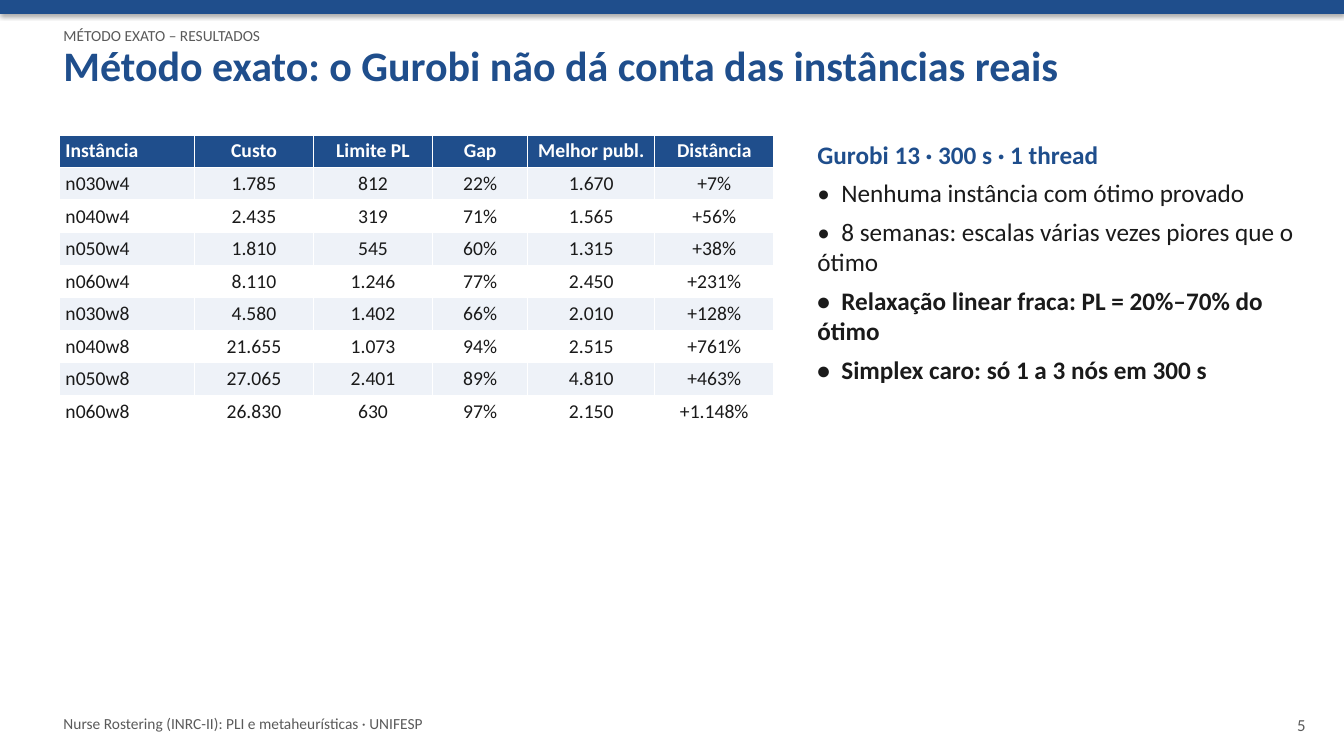
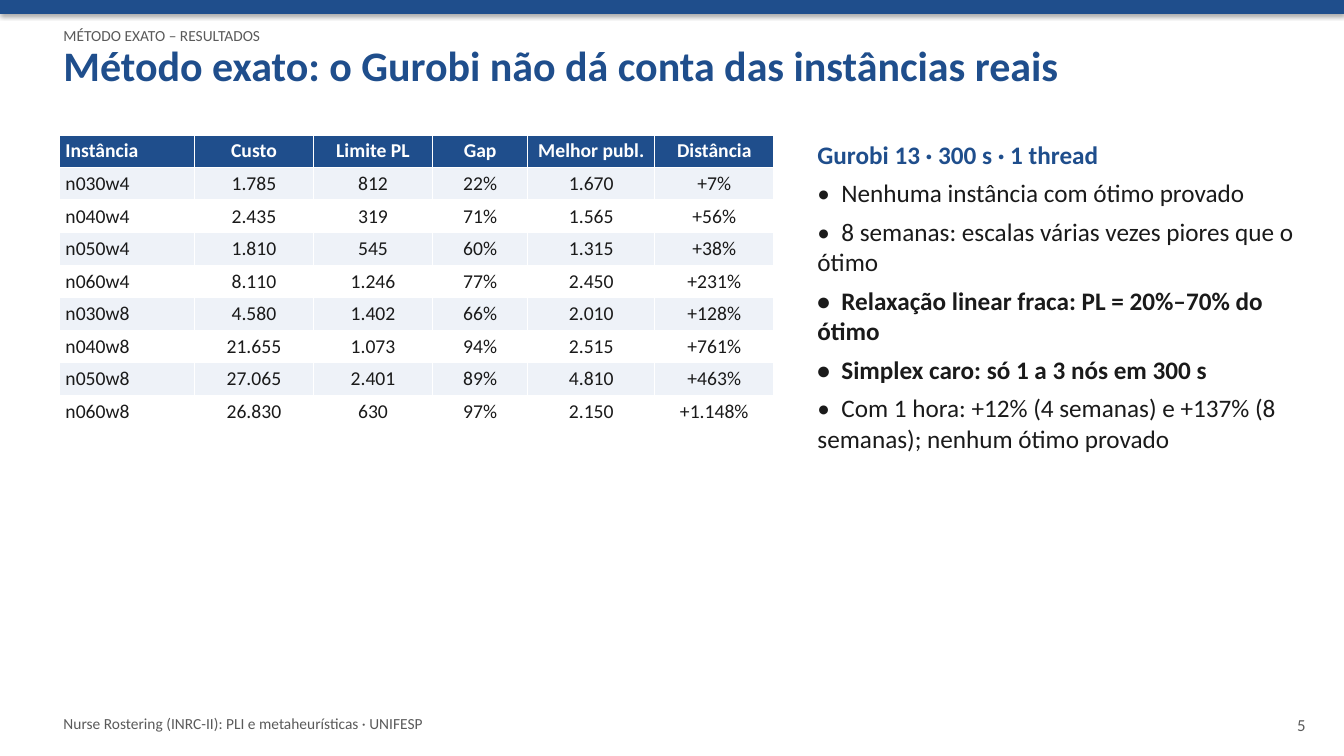
Before and after one commit to crazen/projetopo, a slide deck: slide 5 of entregas/etapa7_apresentacao.pptx. Drawn at 1344x756 pixels with LibreOffice and Linux fonts; fonts in the diff are those of the drawing. Boxes give left, top, right and bottom in pixels: in the first picture for what was removed or moved away, otherwise in the second. Text is boxed around its words. In the diff, an @@ line names an element or a change of style, - is before the commit and + after.

```diff
--- a/entregas/etapa7_apresentacao.pptx
+++ b/entregas/etapa7_apresentacao.pptx
@@ text at <box>817,398,1275,452</box>: paragraph added @@
+• Com 1 hora: +12% (4 semanas) e +137% (8 semanas); nenhum ótimo provado
```
Also in this commit, not shown: 23 other files.
